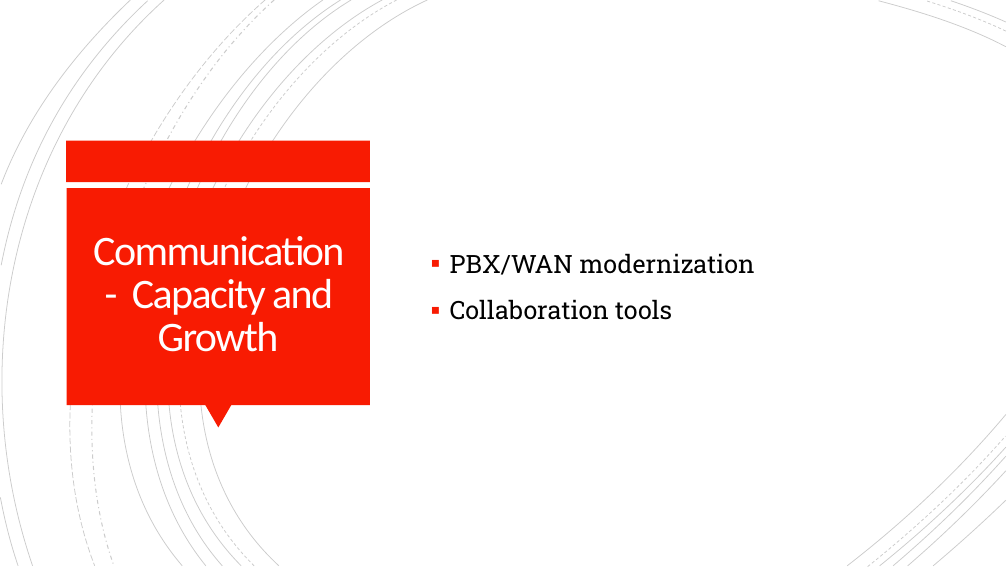
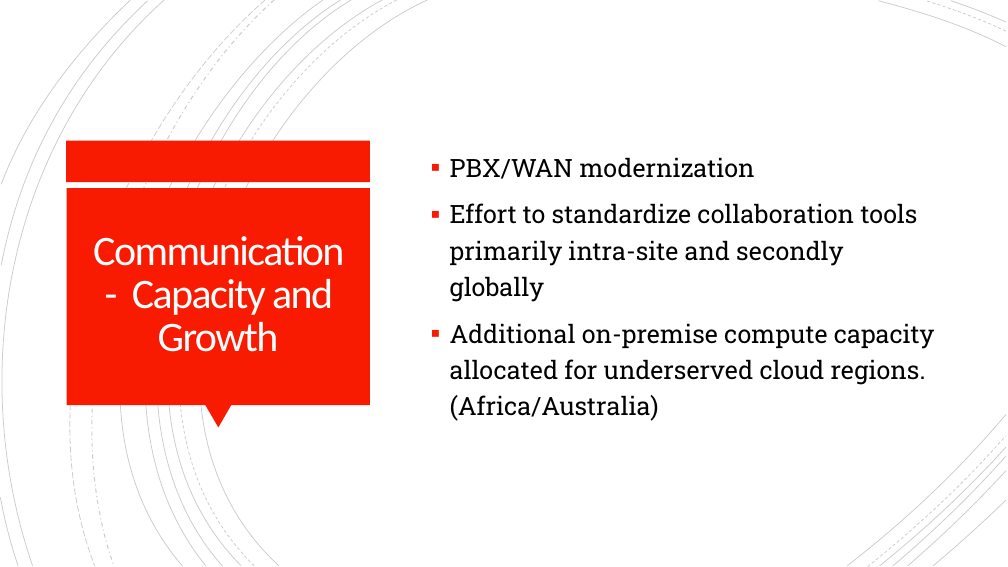
Before and after one commit to Chad-Ballay/Cybersecurity-work-class, a slide deck: slide 20 of classes/CIS312/project/outline_final.pptx (slide 17 before the commit). Drawn at 1008x567 pixels with LibreOffice and Linux fonts; fonts in the diff are those of the drawing. Boxes give left, top, right and bottom in pixels: in the first picture for what was removed or moved away, otherwise in the second. Text is boxed around its words. In the diff, an @@ line names an element or a change of style, - is before the commit and + after.

```diff
--- a/classes/CIS312/project/outline_final.pptx
+++ b/classes/CIS312/project/outline_final.pptx
@@ text at (x1=450, y1=203, x2=935, y2=421): text changed @@
-▪ Collaboration tools
+▪ Effort to standardize collaboration tools primarily intra-site and secondly globally
+▪ Additional on-premise compute capacity allocated for underserved cloud regions. (Africa/Australia)
```
Also in this commit, not shown: 6 other slides changed, 3 slides added, 1 other file.
